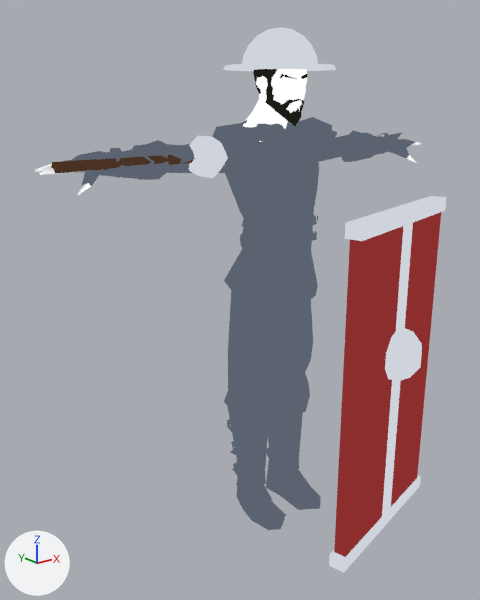
The glTF model data/chess/units/warden.glb, before and after one commit.
The view is the same before and after, from a 50 mm camera at (-1.641, -1.821, 1.665) aimed at (-0.186, -0.003, 0.937). Lighting does not change. The marker at lower left points along +X, +Y and +Z. The older version comes first. Vertices at exactly the same position are counted once.

Objects in the first picture: 'warden.001'.
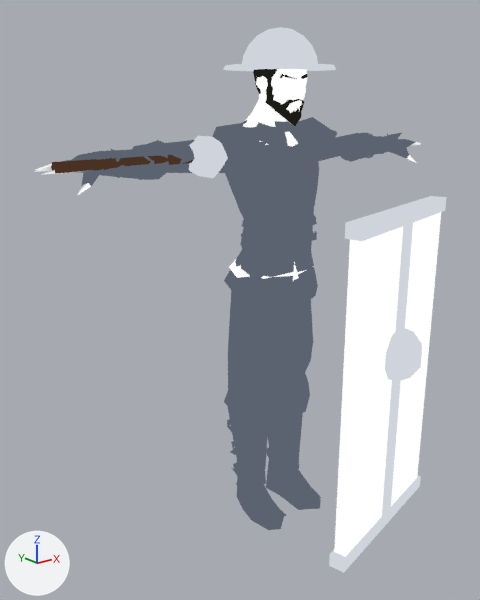
Location of each change, (x1, y1, x2, y2) in pixels of the pictures (480 x 600 px; the box of a moved part takes in the faces that stretch with it):
part 1 of me_mesh_0, added (mostly hidden): after (265, 132, 298, 147)
part 2 of me_mesh_0, added: after (229, 260, 306, 281)
part 3 of me_mesh_0, moved or reshaped: before (39, 63, 419, 529); after (44, 63, 419, 529)
part 4 of me_mesh_0, recoloured: (51, 137, 445, 560) in both

What the commit changed:
me_mesh_0 is used by ob_warden_001; location (0.0, 0.0, 0.0).
me_mesh_0 had 1542 vertices, 2443 faces and spanned x -0.9..0.9, y -0.51..0.21, z 0.0..1.88.
me_mesh_0 now has 1523 vertices, 2449 faces and spans x -0.9..0.9, y -0.51..0.21, z 0.0..1.88.
me_mesh_0 part 1: a new loose piece of 32 vertices spanning x -0.14..0.14, y -0.07..0.18, z 1.45..1.53, in mat_material_0.
me_mesh_0 part 2: a new loose piece of 32 vertices spanning x -0.18..0.18, y -0.11..0.18, z 0.99..1.05, in mat_material_0.
Part 3, on me_mesh_0:
64 vertices are removed from x -0.89..0.8, y -0.19..0.17, z 0.04..1.75.
306 faces are deleted.
1 vertex moves from x 0.01, y -0.04, z 1.53 to x 0.0, y -0.03, z 1.54.
12 vertices are added at x -0.82..0.69, y -0.07..0.13, z 1.29..1.57.
209 new faces join them.
me_mesh_0 part 4: 291 kept faces spanning x -0.84..0.89, y -0.51..0.21, z 0.03..1.88 get new vertex colours.
Other edits to the shape of me_mesh_0 do not show in these pictures.
